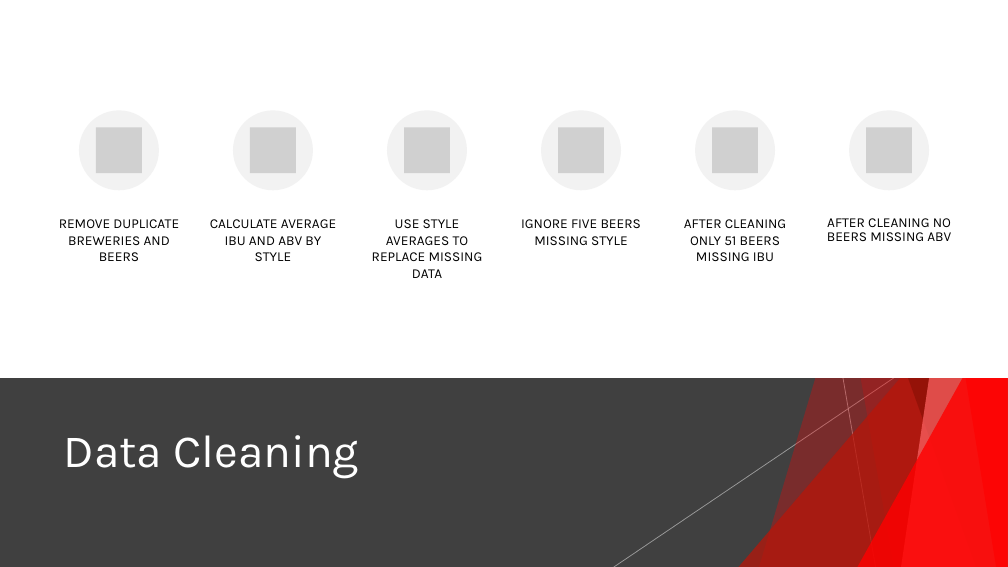
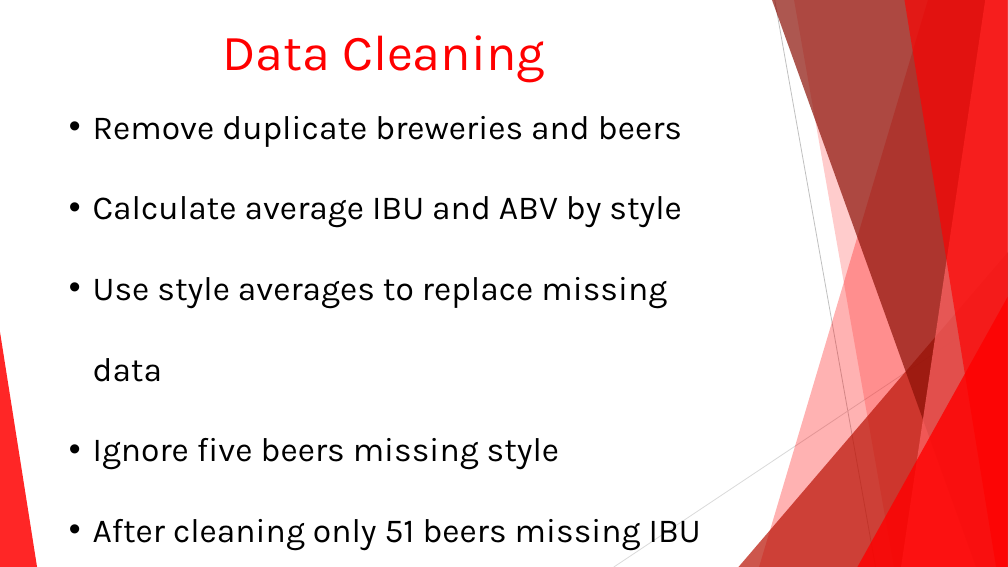
Before and after one commit to 7446Nguyen/6306_Project1, a slide deck: slide 2 of Budweiser C level presentation.pptx (slide 3 before the commit). Drawn at 1008x567 pixels with LibreOffice and Linux fonts; fonts in the diff are those of the drawing; grey boxes stand for pictures. Boxes give left, top, right and bottom in pixels: in the first picture for what was removed or moved away, otherwise in the second. Text is boxed around its words. In the diff, an @@ line names an element or a change of style, - is before the commit and + after.

```diff
--- a/Budweiser C level presentation.pptx
+++ b/Budweiser C level presentation.pptx
@@ rectangle removed at box(0, 0, 1008, 378) @@
@@ text "Data Cleaning": place and size @@
-text "Data Cleaning" at box(64, 435, 359, 478)
+text "Data Cleaning" at box(223, 35, 545, 82)
@@ text "Data Cleaning" at box(223, 35, 545, 82): size 44 to 48 pt, text colour #FFFFFF to #FF0000; alignment left to centre; less space between paragraphs; vertical alignment middle to top @@
@@ line added from (775, 0) to (876, 567), #BFBFBF 0.75 pt @@
@@ text added at box(93, 116, 701, 551), 32 pt, text #000000 @@
+• Remove duplicate breweries and beers
+• Calculate average IBU and ABV by style
+• Use style averages to replace missing data
+• Ignore five beers missing style
+• After cleaning only 51 beers missing IBU
+• After cleaning no beers missing ABV
@@ group removed at box(59, 110, 951, 278): 6 ellipses, 6 pictures, 6 texts @@
-REMOVE DUPLICATE BREWERIES AND BEERS
-CALCULATE AVERAGE IBU AND ABV BY STYLE
-USE STYLE AVERAGES TO REPLACE MISSING DATA
-IGNORE FIVE BEERS MISSING STYLE
-AFTER CLEANING ONLY 51 BEERS MISSING IBU
-AFTER CLEANING NO BEERS MISSING ABV
@@ group removed at box(614, 0, 1008, 567): 5 freeform shapes, 2 lines, 2 triangles @@
@@ line added from (1008, 305) to (614, 567), #D9D9D9 0.75 pt @@
@@ group removed at box(0, 0, 1008, 567): 5 freeform shapes, 3 triangles, 2 lines @@
@@ rectangle removed at box(0, 378, 1008, 567) @@
```
Also in this commit, not shown: 5 other slides changed, 1 slide added, 2 slides removed.
